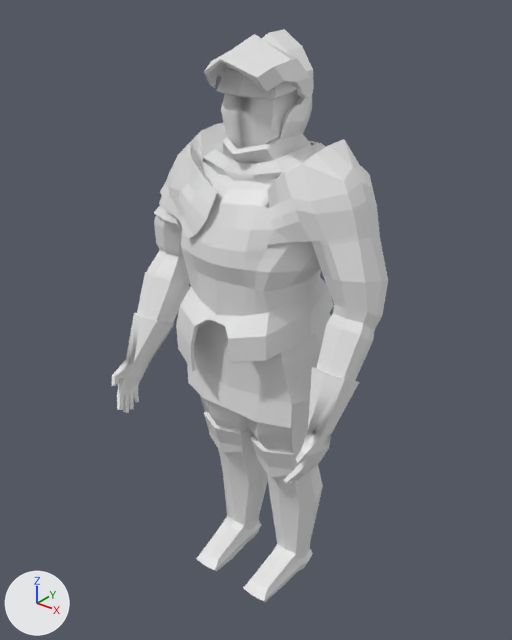
The FBX model Assets/Models/Characters/Knight/KnightRitualFantasy.fbx as it was, and as the next commit left it.
Rendered twice from a 50 mm camera at (3.12, -3.98, 4.87) aimed at (-0.03, -0.04, 2.43). The axes (+X, +Y, +Z) are drawn at lower left. The lights are the same throughout. Where no turn or scale is listed for an object, it has been applied to the vertices. Vertices at the same position are counted once.

Names of what the first picture shows: 'body'.
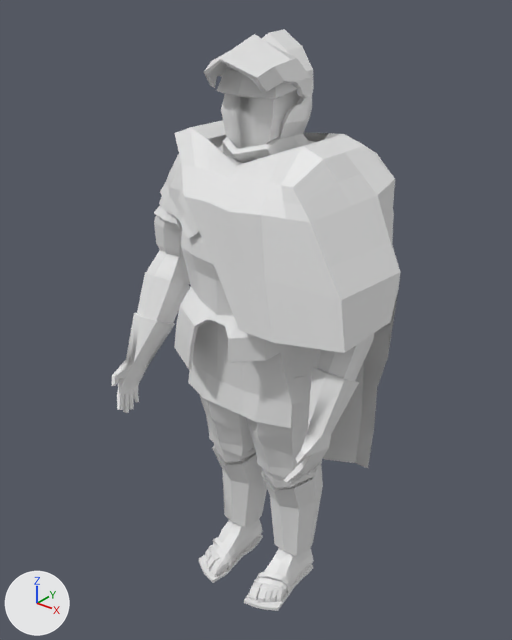
The newer file is also rescaled (x1.005), turned or shifted as a whole; pictures and numbers use the older file's frame.

Changed parts and their boxes (x1, y1, x2, y2) in the pictures (512 x 640 px):
'body', reshaped
    before: (112, 29, 388, 602)
    after: (112, 29, 374, 611)
'Plane', added
    after: (175, 120, 400, 468)
part 1 of me_cube_002, built on
    before: (176, 143, 331, 602)
    after: (174, 321, 323, 611)

What changed in the scene script:
```text
Change me_cube_002:
    used by ob_body; location = (0.0, 0.0, 2.436)
    remove me_cube_002.from_pydata(...)  # 2591 vertices, 2587 faces; spans x -1.04..1.03, y -0.86..0.56, z -2.49..2.11
    add me_cube_002.from_pydata(...)  # 3674 vertices, 3660 faces; spans x -1.04..1.06, y -0.86..0.56, z -2.55..2.11
    me_cube_002 part 1: 53 vertices moved from x -0.66..0.66, y -0.6..0.51, z -2.48..1.23 to x -0.68..0.69, y -0.6..0.51, z -2.48..1.22; 145 vertices removed from x -0.66..0.61, y -0.48..0.43, z -2.49..1.3; 1228 vertices added at x -0.69..1.06, y -0.48..0.41, z -2.55..1.27
Add me_plane_001:
    me_plane_001.from_pydata(...)  # 132 vertices, 108 faces; spans x -0.66..1.13, y -0.62..0.62, z 0.65..3.89
Add ob_plane:
    ob_plane = bpy.data.objects.new('Plane', me_plane_001)
    ob_plane.location = (0.0, 0.0, 0.0)
```
